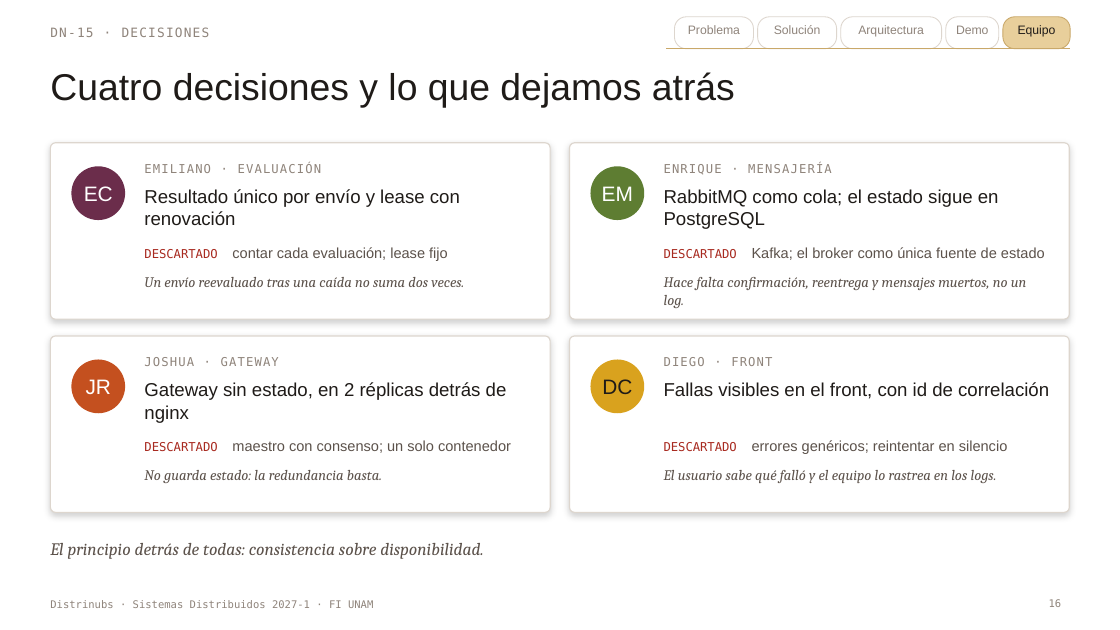
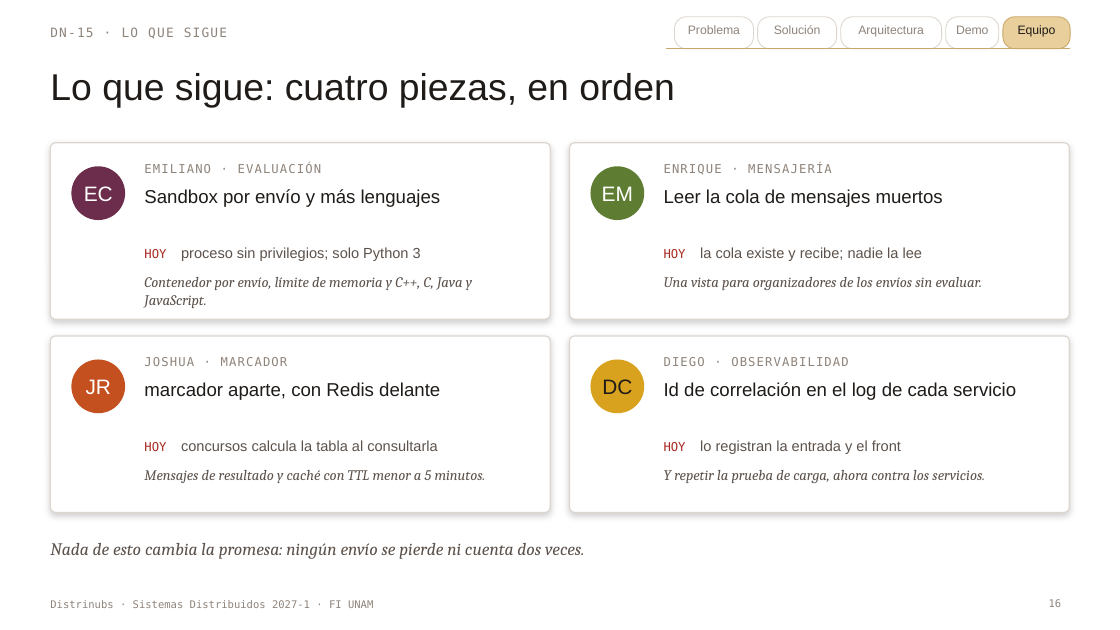
Before and after one commit to Delta2904/sd-2027-1-distrinubs, a slide deck: slide 16 of docs/pitch-distrinubs.pptx. Drawn at 1120x630 pixels with LibreOffice and Linux fonts; fonts in the diff are those of the drawing. Boxes give left, top, right and bottom in pixels: in the first picture for what was removed or moved away, otherwise in the second. Text is boxed around its words. In the diff, an @@ line names an element or a change of style, - is before the commit and + after.

Commit message:
Regenera el pitch con lo que corre en la etapa 2: números medidos, diapositiva de lo que sigue, plan B de la demo y notas del orador

```diff
--- a/docs/pitch-distrinubs.pptx
+++ b/docs/pitch-distrinubs.pptx
@@ text at [50,27,227,39]: text changed @@
-DN-15 · DECISIONES
+DN-15 · LO QUE SIGUE
@@ title at [50,73,674,108]: text changed @@
-Cuatro decisiones y lo que dejamos atrás
+Lo que sigue: cuatro piezas, en orden
@@ text at [144,189,441,207]: text changed @@
-Resultado único por envío y lease con renovación
+Sandbox por envío y más lenguajes
@@ text at [664,189,943,207]: text changed @@
-RabbitMQ como cola; el estado sigue en PostgreSQL
+Leer la cola de mensajes muertos
@@ text at [144,247,421,261]: text changed @@
-DESCARTADO contar cada evaluación; lease fijo
+HOY proceso sin privilegios; solo Python 3
@@ text at [664,247,922,261]: text changed @@
-DESCARTADO Kafka; el broker como única fuente de estado
+HOY la cola existe y recibe; nadie la lee
@@ text at [144,277,472,308]: text changed @@
-Un envío reevaluado tras una caída no suma dos veces.
+Contenedor por envío, límite de memoria y C++, C, Java y JavaScript.
@@ text at [664,277,982,290]: text changed @@
-Hace falta confirmación, reentrega y mensajes muertos, no un log.
+Una vista para organizadores de los envíos sin evaluar.
@@ text at [144,357,288,366]: text changed @@
-JOSHUA · GATEWAY
+JOSHUA · MARCADOR
@@ text at [664,357,848,366]: text changed @@
-DIEGO · FRONT
+DIEGO · OBSERVABILIDAD
@@ text at [144,382,440,400]: text changed @@
-Gateway sin estado, en 2 réplicas detrás de nginx
+marcador aparte, con Redis delante
@@ text at [664,382,1016,400]: text changed @@
-Fallas visibles en el front, con id de correlación
+Id de correlación en el log de cada servicio
@@ text at [144,440,437,451]: text changed @@
-DESCARTADO maestro con consenso; un solo contenedor
+HOY concursos calcula la tabla al consultarla
@@ text at [664,440,901,454]: text changed @@
-DESCARTADO errores genéricos; reintentar en silencio
+HOY lo registran la entrada y el front
@@ text at [144,470,486,483]: text changed @@
-No guarda estado: la redundancia basta.
+Mensajes de resultado y caché con TTL menor a 5 minutos.
@@ text at [664,470,985,483]: text changed @@
-El usuario sabe qué falló y el equipo lo rastrea en los logs.
+Y repetir la prueba de carga, ahora contra los servicios.
@@ text at [50,543,584,559]: text changed @@
-El principio detrás de todas: consistencia sobre disponibilidad.
+Nada de esto cambia la promesa: ningún envío se pierde ni cuenta dos veces.
```
Also in this commit, not shown: 17 other slides changed, 1 slide added.
